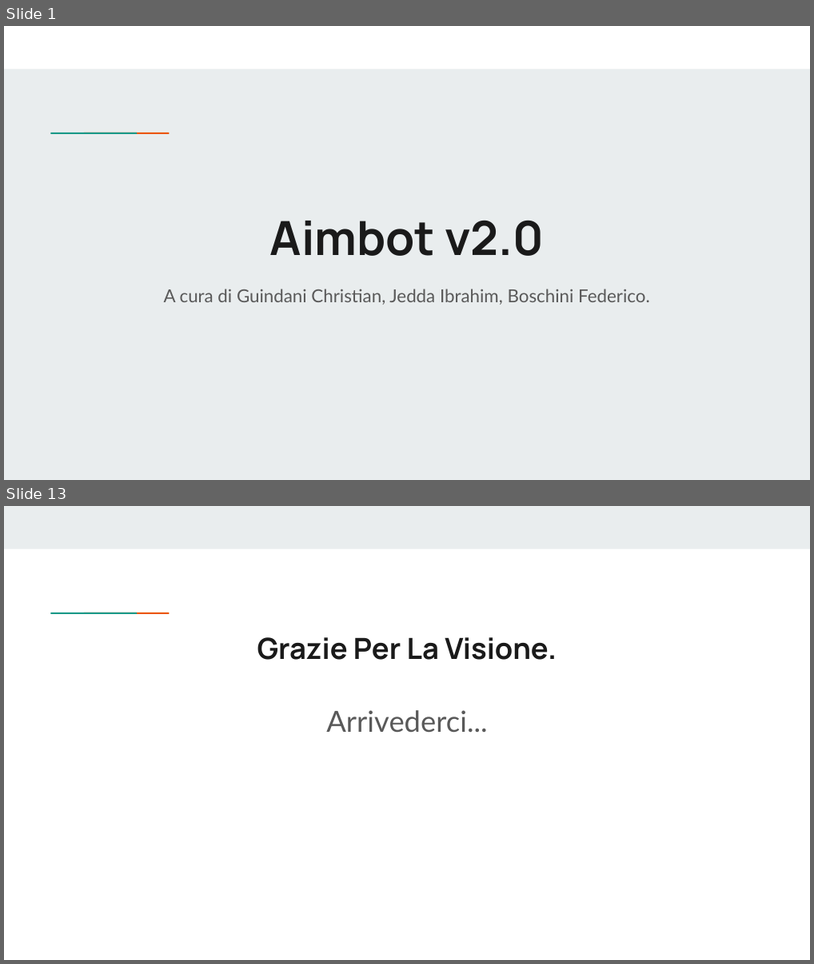
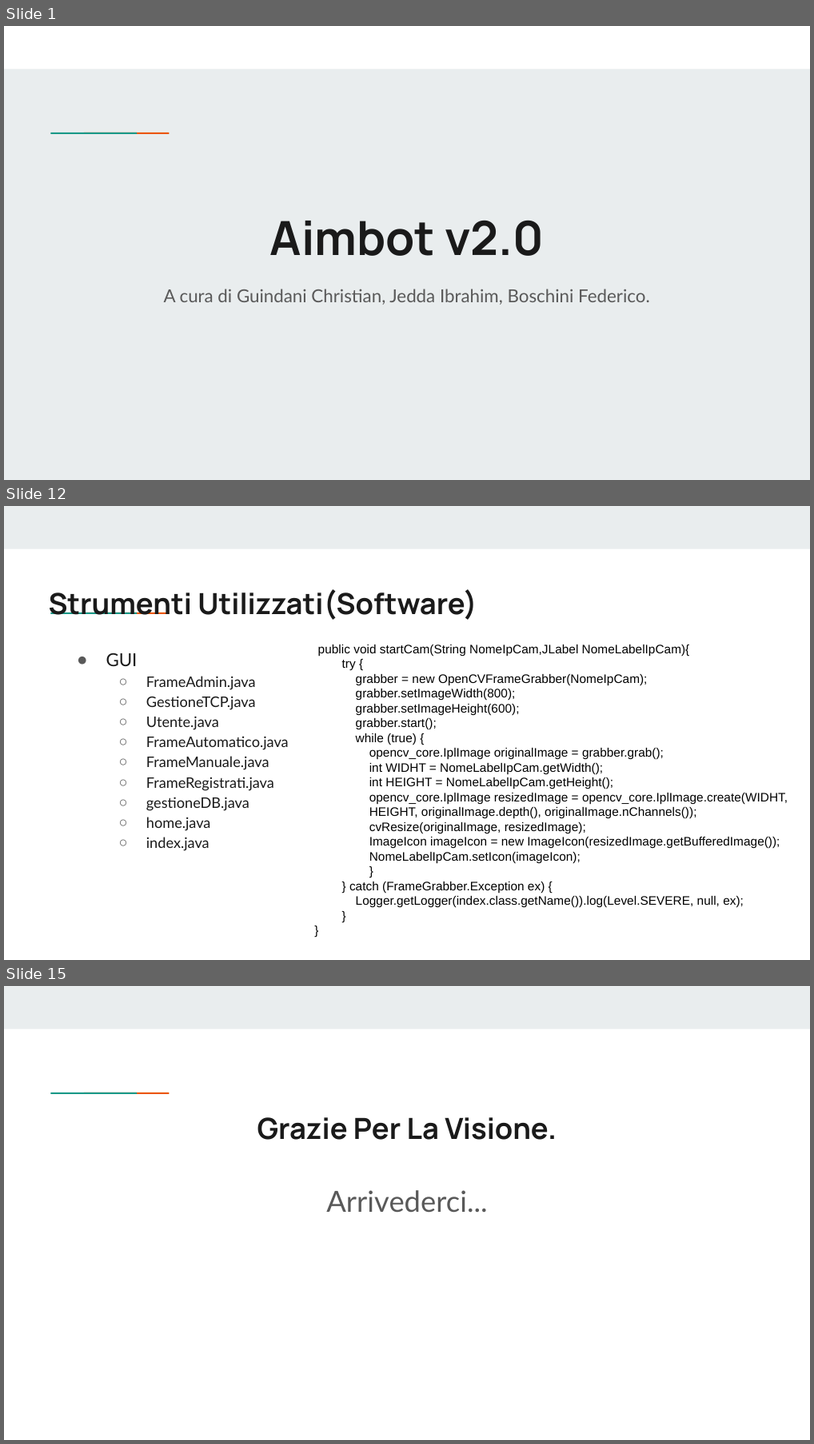
Before and after one commit to Sguinza/Progetto-Secondo-Quadrimestre, a slide deck: Presentazione Progetto (1).pptx. Shown one above the other, each under a label of ours: slides 1 and 13 before the commit, slides 1, 12 and 15 after it; the slides between them are not shown. The pictures are 814x964 and 814x1444 pixels, drawn with LibreOffice and Linux fonts; fonts in the diff are those of the drawing. Boxes give left, top, right and bottom in pixels: in the first picture for what was removed or moved away, otherwise in the second. Text is boxed around its words. In the diff, an @@ line names an element or a change of style, - is before the commit and + after.

```diff
--- a/Presentazione Progetto (1).pptx
+++ b/Presentazione Progetto (1).pptx
@@ slide 12 added at (x1=4, y1=506, x2=810, y2=960), background #FFFFFF; not listed: 3 template elements that a slide beside it also shows @@
@@ title added at (x1=49, y1=589, x2=478, y2=620), 26 pt, text #1A1A1A, bold @@
+Strumenti Utilizzati(Software)
@@ text added at (x1=318, y1=644, x2=788, y2=908), 11 pt, text #000000 @@
+public void startCam(String NomeIpCam,JLabel NomeLabelIpCam){
+try {
+grabber = new OpenCVFrameGrabber(NomeIpCam);
+grabber.setImageWidth(800);
+grabber.setImageHeight(600);
+grabber.start();
+while (true) {
+opencv_core.IplImage originalImage = grabber.grab();
+int WIDHT = NomeLabelIpCam.getWidth();
+int HEIGHT = NomeLabelIpCam.getHeight();
+opencv_core.IplImage resizedImage = opencv_core.IplImage.create(WIDHT,
+HEIGHT, originalImage.depth(), originalImage.nChannels());
+cvResize(originalImage, resizedImage);
+ImageIcon imageIcon = new ImageIcon(resizedImage.getBufferedImage());
+NomeLabelIpCam.setIcon(imageIcon);
+}
+} catch (FrameGrabber.Exception ex) {
+Logger.getLogger(index.class.getName()).log(Level.SEVERE, null, ex);
+}
+}
@@ text added at (x1=106, y1=652, x2=289, y2=851), 13 pt, text #1A1A1A @@
+● GUI
+  ○ FrameAdmin.java
+  ○ GestioneTCP.java
+  ○ Utente.java
+  ○ FrameAutomatico.java
+  ○ FrameManuale.java
+  ○ FrameRegistrati.java
+  ○ gestioneDB.java
+  ○ home.java
+  ○ index.java
@@ what was slide 13 is now slide 15 @@
```
Also in this commit, not shown: 8 slides changed, 4 other slides added, 3 slides removed.
